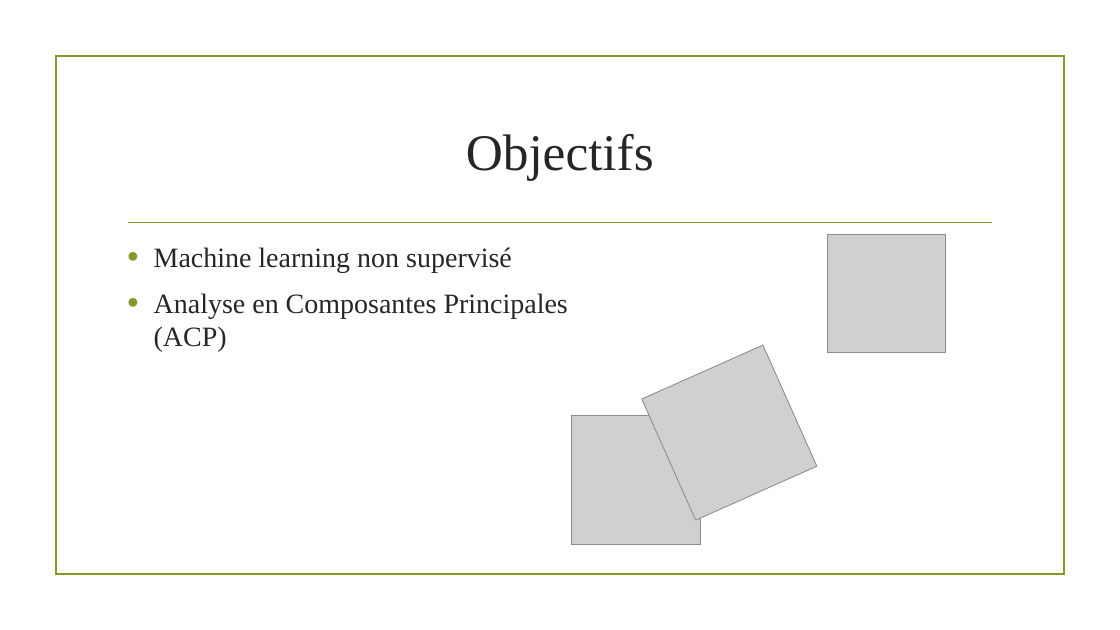
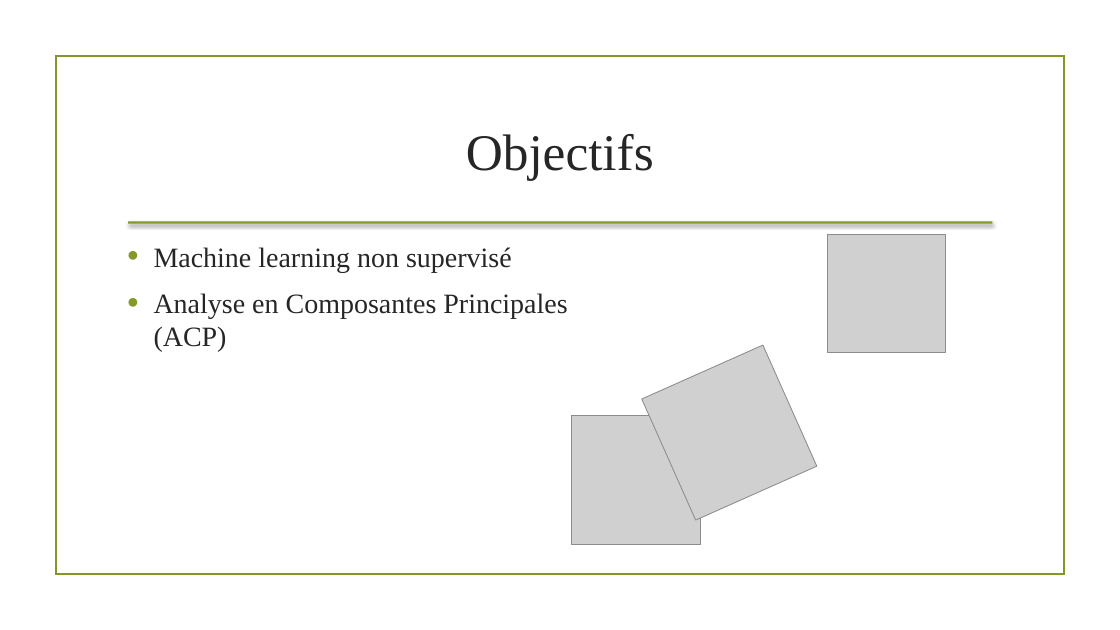
Before and after one commit to jtranchat/ML_HUB_HOUSE, a slide deck: slide 2 of ml/Initiation Machine Learning &ACP.pptx. Drawn at 1120x630 pixels with LibreOffice and Linux fonts; fonts in the diff are those of the drawing; grey boxes stand for pictures; background and template pictures are left out. Boxes give left, top, right and bottom in pixels: in the first picture for what was removed or moved away, otherwise in the second. Text is boxed around its words. In the diff, an @@ line names an element or a change of style, - is before the commit and + after.

```diff
--- a/ml/Initiation Machine Learning &ACP.pptx
+++ b/ml/Initiation Machine Learning &ACP.pptx
@@ rectangle at (x1=55, y1=56, x2=1064, y2=575): outline #83992A 1.25 pt to #829826 1.25 pt @@
@@ line (129, 223) - (992, 223): stroke #83992A 1.25 pt to #83992A 2 pt @@
```
Also in this commit, not shown: 4 other slides changed, 1 slide added.
